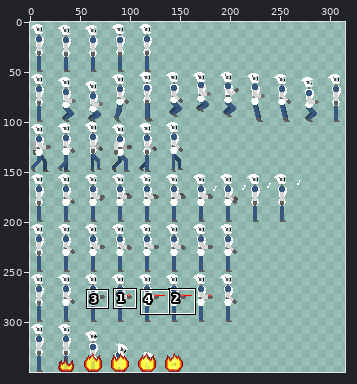
A sprite sheet gets an edit: Assets/Sprites/Stellar/Stellar_All.png. The picture above shows the old version from afar; the outline marks the close-up.
Close-up. As it was:
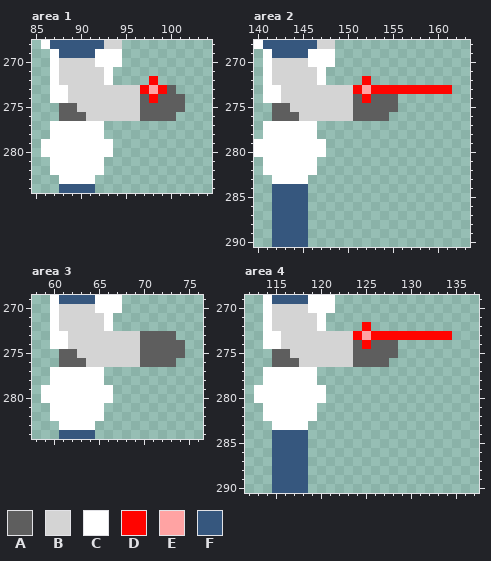
The file is 351x350 pixels. Colours within 5 levels of each other are drawn and written as one. Shown: area 1: x 85..104, y 268..284; area 2: x 140..163, y 268..290; area 3: x 58..76, y 269..284; area 4: x 112..137, y 269..290. The wide view leaves out empty margins. The commit also changed other parts of the picture, which this record leaves out.
Palette (. is transparent): A #5e5e5e  B #d4d4d4  C #ffffff  D #ff0400  E #ffa3a3  F #36577e
Pixels before, area 1, first column x 86:
268 CFFFFFFBB.......
269 .CFFFFCCC.......
270 .CBBBBCCC.......
271 .CBBBBBC........
272 .CBBBBBC....D...
273 .CCBBBBBBBBDEDA.
274 .CCBBBBBBBBADAAA
275 ..AABBBBBBBAAAAA
276 ..AAABBBBBBAAAA.
277 .CCCCCC.........
278 .CCCCCC.........
279 CCCCCCCC........
280 CCCCCCCC........
281 .CCCCCC.........
282 .CCCCCC.........
283 ..CCCC..........
284 ..FFFF..........
Pixels before, area 2, first column x 140:
268 CFFFFFFBB.............
269 .CFFFFCCC.............
270 .CBBBBCCC.............
271 .CBBBBBC..............
272 .CBBBBBC....D.........
273 .CCBBBBBBBBDEDDDDDDDDD
274 .CCBBBBBBBBADAAA......
275 ..AABBBBBBBAAAAA......
276 ..AAABBBBBBAAAA.......
277 .CCCCCC...............
278 .CCCCCC...............
279 CCCCCCCC..............
280 CCCCCCCC..............
281 .CCCCCC...............
282 .CCCCCC...............
283 ..CCCC................
284 ..FFFF................
285 ..FFFF................
286 ..FFFF................
287 ..FFFF................
288 ..FFFF................
289 ..FFFF................
290 ..FFFF................
Pixels before, area 3, first column x 59:
269 .CFFFFCCC.......
270 .CBBBBCCC.......
271 .CBBBBBC........
272 .CBBBBBC........
273 .CCBBBBBBBBAAAA.
274 .CCBBBBBBBBAAAAA
275 ..AABBBBBBBAAAAA
276 ..AAABBBBBBAAAA.
277 .CCCCCC.........
278 .CCCCCC.........
279 CCCCCCCC........
280 CCCCCCCC........
281 .CCCCCC.........
282 .CCCCCC.........
283 ..CCCC..........
284 ..FFFF..........
Pixels before, area 4, first column x 113:
269 .CFFFFCCC.............
270 .CBBBBCCC.............
271 .CBBBBBC..............
272 .CBBBBBC....D.........
273 .CCBBBBBBBBDEDDDDDDDDD
274 .CCBBBBBBBBADAAA......
275 ..AABBBBBBBAAAAA......
276 ..AAABBBBBBAAAA.......
277 .CCCCCC...............
278 .CCCCCC...............
279 CCCCCCCC..............
280 CCCCCCCC..............
281 .CCCCCC...............
282 .CCCCCC...............
283 ..CCCC................
284 ..FFFF................
285 ..FFFF................
286 ..FFFF................
287 ..FFFF................
288 ..FFFF................
289 ..FFFF................
290 ..FFFF................
The same view after the edit:
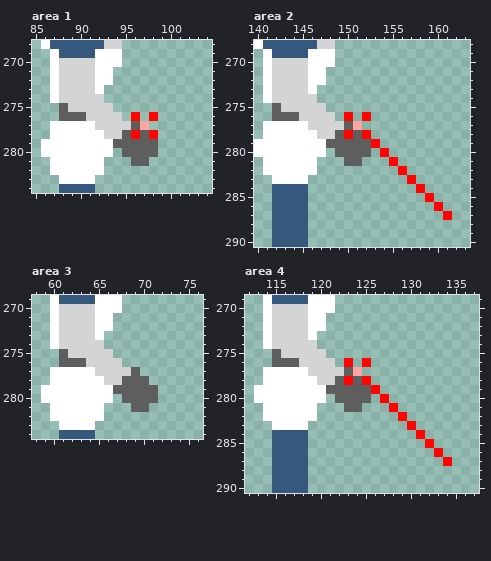
What changed:
Area 1:
y 271: x 92 B -> C
y 272: x 92 B -> C; x 98 D -> .
y 273: x 88 C -> B; x 92..100 BBBBBDEDA -> C........
y 274: x 88 C -> B; x 93..101 BBBBADAAA -> .........
y 275: x 89 A -> B; x 94..101 BBBAAAAA -> ........
y 276: x 95..100 BBAAAA -> .D.D..
y 277: x 92..97 C..... -> BBBBAE
y 278: x 93..98 ...... -> BBADAD
y 279: x 94..98 ..... -> AAAAA
y 280: x 95..98 .... -> AAAA
y 281: x 96..97 .. -> AA
Area 2:
y 271: x 146 B -> C
y 272: x 146 B -> C; x 152 D -> .
y 273: x 142 C -> B; x 146..161 BBBBBDEDDDDDDDDD -> C...............
y 274: x 142 C -> B; x 147..155 BBBBADAAA -> .........
y 275: x 143 A -> B; x 148..155 BBBAAAAA -> ........
y 276: x 149..154 BBAAAA -> .D.D..
y 277: x 146..151 C..... -> BBBBAE
y 278: x 147..152 ...... -> BBADAD
y 279: x 148..153 ...... -> AAAAAD
y 280: x 149..152 .... -> AAAA; x 154 . -> D
y 281: x 150..151 .. -> AA; x 155 . -> D
y 282: x 156 . -> D
y 283: x 157 . -> D
y 284: x 158 . -> D
y 285: x 159 . -> D
y 286: x 160 . -> D
y 287: x 161 . -> D
Area 3:
y 271..272: x 65 B -> C
y 273: x 61 C -> B; x 65..73 BBBBBAAAA -> C........
y 274: x 61 C -> B; x 66..74 BBBBAAAAA -> .........
y 275: x 62 A -> B; x 67..74 BBBAAAAA -> ........
y 276: x 68..73 BBAAAA -> ......
y 277: x 65..69 C.... -> BBBBA
y 278: x 66..70 ..... -> BBAAA
y 279: x 67..71 ..... -> AAAAA
y 280: x 68..71 .... -> AAAA
y 281: x 69..70 .. -> AA
Area 4:
y 271: x 119 B -> C
y 272: x 119 B -> C; x 125 D -> .
y 273: x 115 C -> B; x 119..134 BBBBBDEDDDDDDDDD -> C...............
y 274: x 115 C -> B; x 120..128 BBBBADAAA -> .........
y 275: x 116 A -> B; x 121..128 BBBAAAAA -> ........
y 276: x 122..127 BBAAAA -> .D.D..
y 277: x 119..124 C..... -> BBBBAE
y 278: x 120..125 ...... -> BBADAD
y 279: x 121..126 ...... -> AAAAAD
y 280: x 122..125 .... -> AAAA; x 127 . -> D
y 281: x 123..124 .. -> AA; x 128 . -> D
y 282: x 129 . -> D
y 283: x 130 . -> D
y 284: x 131 . -> D
y 285: x 132 . -> D
y 286: x 133 . -> D
y 287: x 134 . -> D
Changed places in both close-ups, as pixel boxes (x1, y1, x2, y2):
changed: (59, 67, 185, 166)
changed: (272, 67, 452, 220)
changed: (59, 313, 185, 412)
changed: (272, 313, 452, 466)
